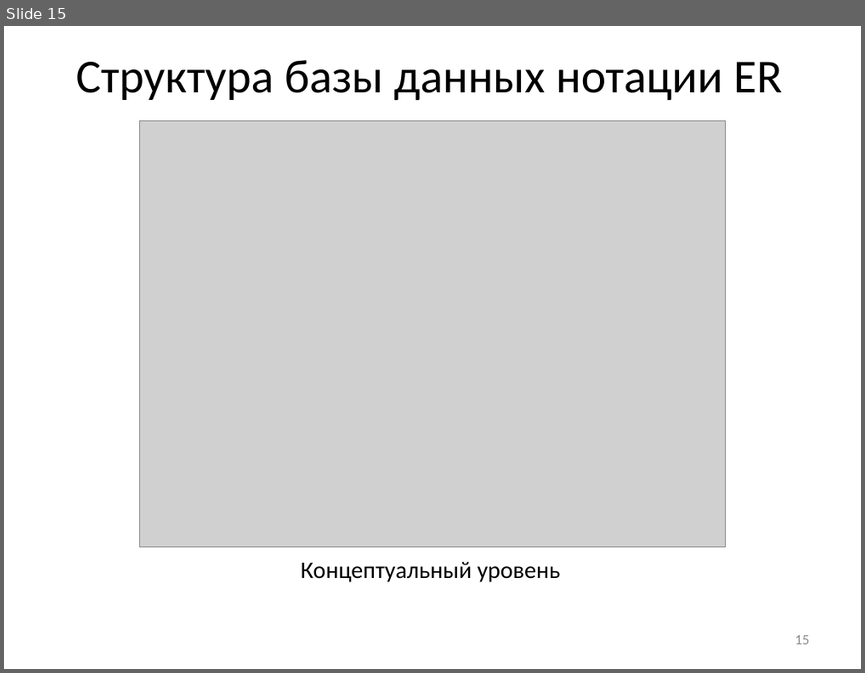
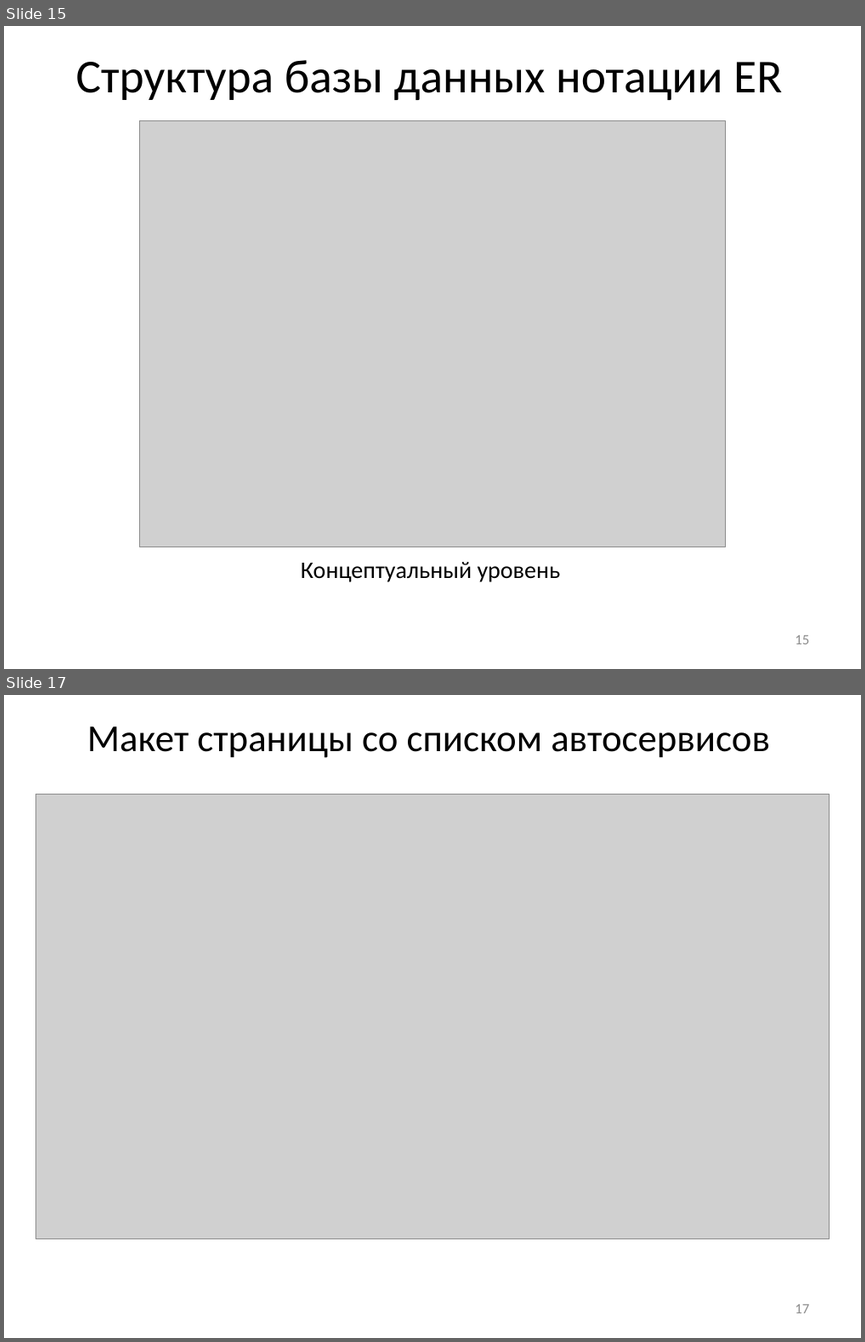
Before and after one commit to vadimgilka/-arRatingWebsite, a slide deck: Documentation/My documentation/Predzashita_Gailevich.pptx. Shown one above the other, each under a label of ours: slide 15 before the commit, slides 15 and 17 after it; the slides between them are not shown. The pictures are 865x673 and 865x1342 pixels, drawn with LibreOffice and Linux fonts; fonts in the diff are those of the drawing; grey boxes stand for pictures. Boxes give left, top, right and bottom in pixels: in the first picture for what was removed or moved away, otherwise in the second. Text is boxed around its words. In the diff, an @@ line names an element or a change of style, - is before the commit and + after.

```diff
--- a/Documentation/My documentation/Predzashita_Gailevich.pptx
+++ b/Documentation/My documentation/Predzashita_Gailevich.pptx
@@ slide 17 added at <box>4,695,861,1338</box>, background #FFFFFF @@
@@ title added at <box>87,726,770,758</box>, 32 pt, text #000000 @@
+Макет страницы со списком автосервисов
@@ picture added at <box>35,794,828,1238</box> @@
@@ page number added at <box>794,1304,809,1313</box>, 12 pt, text #8C8C8C @@
+17
```
Also in this commit, not shown: 4 slides changed, 3 other slides added.
